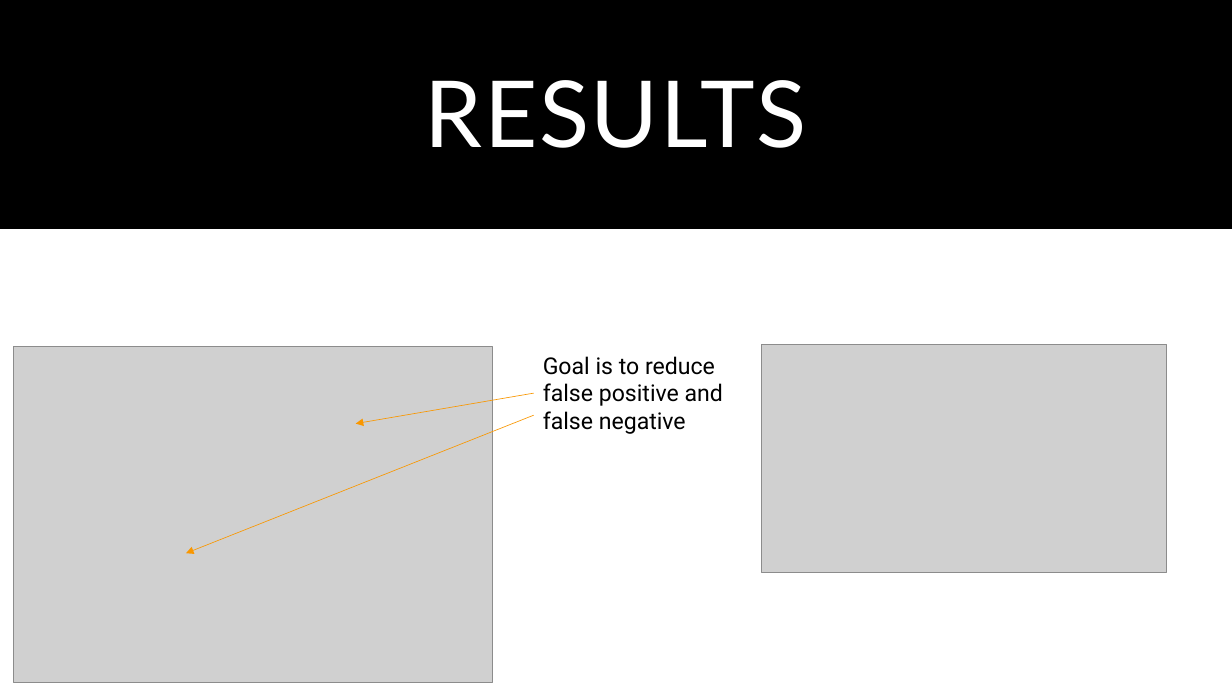
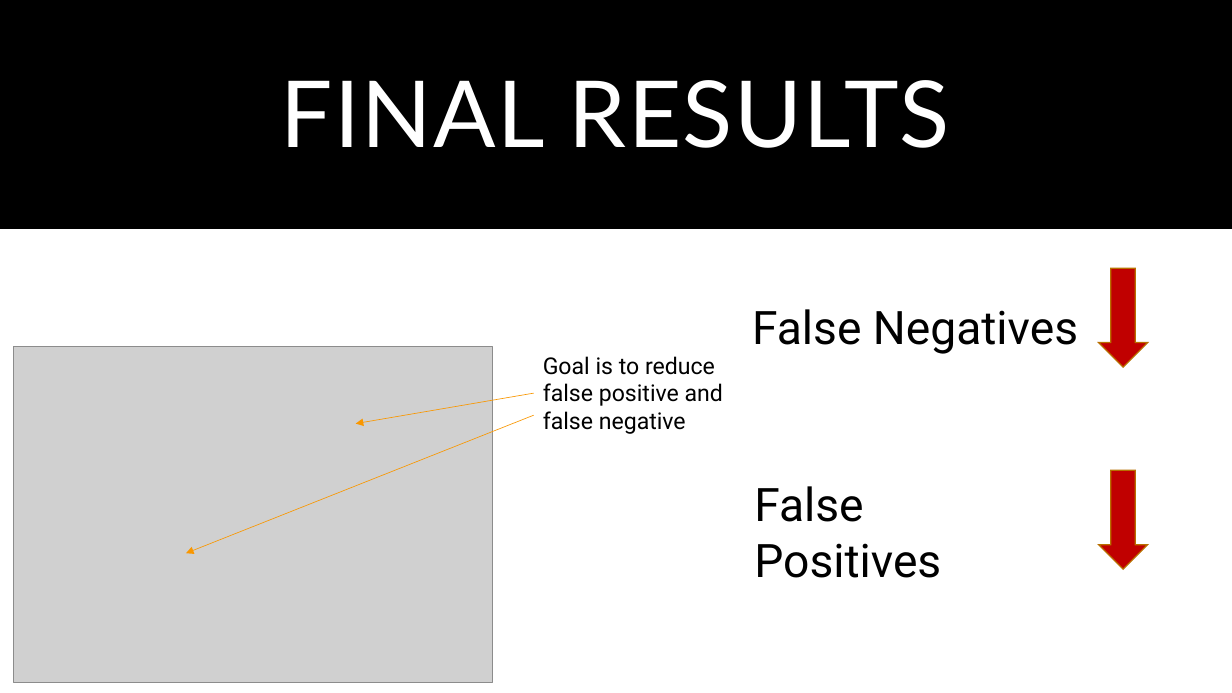
Before and after one commit to jaymhart76/e_commerce_classification_project, a slide deck: slide 5 of E-commerce_project.pptx. Drawn at 1232x693 pixels with LibreOffice and Linux fonts; fonts in the diff are those of the drawing; grey boxes stand for pictures. Boxes give left, top, right and bottom in pixels: in the first picture for what was removed or moved away, otherwise in the second. Text is boxed around its words. In the diff, an @@ line names an element or a change of style, - is before the commit and + after.

```diff
--- a/E-commerce_project.pptx
+++ b/E-commerce_project.pptx
@@ title at box(281, 80, 950, 148): text changed @@
-RESULTS
+FINAL RESULTS
@@ down arrow added at box(1099, 268, 1148, 367), fill #C00000, outline #B87000 1 pt @@
@@ text added at box(752, 309, 1078, 354), 36 pt, text #000000 @@
+False Negatives
@@ picture removed at box(762, 345, 1167, 573) @@
@@ down arrow added at box(1099, 470, 1148, 569), fill #C00000, outline #B87000 1 pt @@
@@ text added at box(754, 486, 941, 578), 36 pt, text #000000 @@
+False Positives
```
Also in this commit, not shown: 5 other slides changed, 2 slides added, 1 slide removed.
